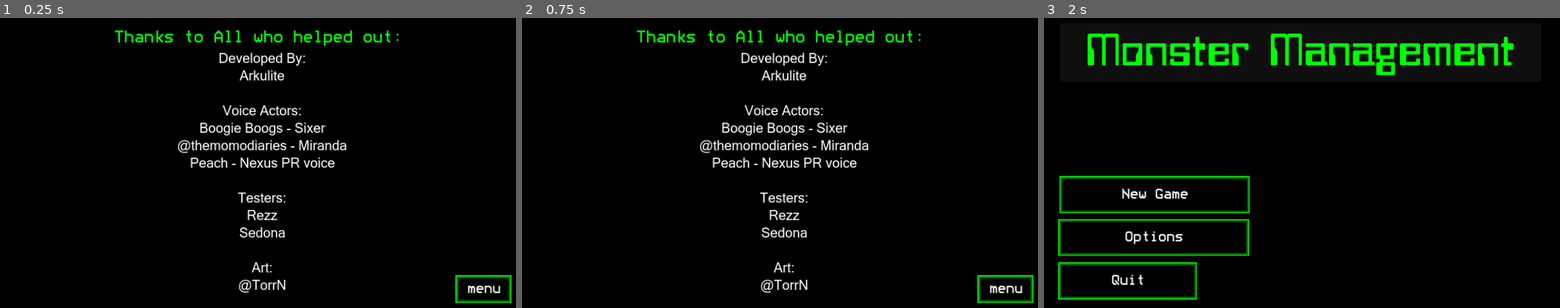
Above: before the commit, frames 1-3 (left to right).
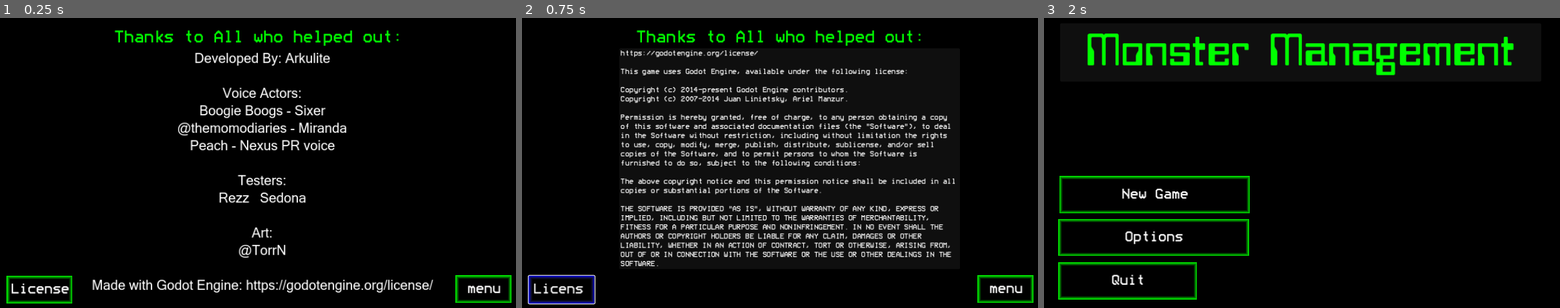
Above: after the commit, the same moments.

Repository: andrewpressman/MonsterManagement
Game: Godot game, scene res://EndScreen/Credits.tscn
The game is run twice, just before and just after one commit, with the same random seed, the same clock (stepped at 60 frames per second) and the same inputs. This scene is started directly instead of the project's main scene.
Inputs (mouse positions are in pixels of both pictures, inside the frame that each line leads up to):
- Up to frame 1 (0.25 s): no input
- Up to frame 2 (0.75 s): click (563, 290) at 0.5 s, where only the run after the commit has a clickable "License"
- Up to frame 3 (2 s): click "menu" at 1.25 s

The runs differ from the first frame. In frame 1, 6.5% of the frame differs, in the area x 1-84%, y 12-99%; in frame 2, 15%, in the area x 1-84%, y 10-99%; in frame 3, nothing differs.

Commit message:
Added license information to credits page

Diff:
--- a/EndScreen/Credits.gd
+++ b/EndScreen/Credits.gd
@@ -8,3 +8,7 @@
 
 func OnMenuButton():
 	get_tree().change_scene_to_file("res://Home Screen/MainMenu.tscn")
+
+func ShowHideLicensePanel():
+	$Info.visible = !$Info.visible
+	$Credits.visible = !$Credits.visible
--- a/EndScreen/Credits.tscn
+++ b/EndScreen/Credits.tscn
@@ -15,15 +15,14 @@
 color = Color(0, 0, 0, 1)
 metadata/_edit_lock_ = true
 
-[node name="Label" type="Label" parent="."]
+[node name="Credits" type="Label" parent="."]
 offset_left = 22.0
 offset_top = 72.0
 offset_right = 1150.0
-offset_bottom = 641.0
+offset_bottom = 645.0
 theme_override_fonts/font = ExtResource("1_b44t5")
 theme_override_font_sizes/font_size = 30
-text = "Developed By:
-Arkulite
+text = "Developed By: Arkulite
 
 Voice Actors:
 Boogie Boogs - Sixer
@@ -31,11 +30,12 @@
 Peach - Nexus PR voice
 
 Testers:
-Rezz
-Sedona
+Rezz   Sedona
 
 Art:
-@TorrN"
+@TorrN
+
+Made with Godot Engine: https://godotengine.org/license/"
 horizontal_alignment = 1
 
 [node name="Button" type="Button" parent="."]
@@ -45,6 +45,52 @@
 offset_bottom = 637.0
 theme = ExtResource("2_k48f6")
 text = "menu"
+
+[node name="Info" type="Panel" parent="."]
+visible = false
+offset_left = 217.0
+offset_top = 68.0
+offset_right = 978.0
+offset_bottom = 561.0
+
+[node name="Label" type="Label" parent="Info"]
+layout_mode = 0
+offset_left = 2.0
+offset_top = 3.0
+offset_right = 751.0
+offset_bottom = 480.0
+text = "https://godotengine.org/license/
+
+This game uses Godot Engine, available under the following license:
+
+Copyright (c) 2014-present Godot Engine contributors.
+Copyright (c) 2007-2014 Juan Linietsky, Ariel Manzur.
+
+Permission is hereby granted, free of charge, to any person obtaining a copy
+of this software and associated documentation files (the \"Software\"), to deal
+in the Software without restriction, including without limitation the rights
+to use, copy, modify, merge, publish, distribute, sublicense, and/or sell
+copies of the Software, and to permit persons to whom the Software is
+furnished to do so, subject to the following conditions:
+
+The above copyright notice and this permission notice shall be included in all
+copies or substantial portions of the Software.
+
+THE SOFTWARE IS PROVIDED \"AS IS\", WITHOUT WARRANTY OF ANY KIND, EXPRESS OR
+IMPLIED, INCLUDING BUT NOT LIMITED TO THE WARRANTIES OF MERCHANTABILITY,
+FITNESS FOR A PARTICULAR PURPOSE AND NONINFRINGEMENT. IN NO EVENT SHALL THE
+AUTHORS OR COPYRIGHT HOLDERS BE LIABLE FOR ANY CLAIM, DAMAGES OR OTHER
+LIABILITY, WHETHER IN AN ACTION OF CONTRACT, TORT OR OTHERWISE, ARISING FROM,
+OUT OF OR IN CONNECTION WITH THE SOFTWARE OR THE USE OR OTHER DEALINGS IN THE
+SOFTWARE."
+
+[node name="License" type="Button" parent="."]
+offset_left = 15.0
+offset_top = 576.0
+offset_right = 161.0
+offset_bottom = 638.0
+theme = ExtResource("2_k48f6")
+text = "License"
 
 [node name="Label2" type="Label" parent="."]
 offset_left = 1.0
@@ -57,3 +103,4 @@
 horizontal_alignment = 1
 
 [connection signal="pressed" from="Button" to="." method="OnMenuButton"]
+[connection signal="pressed" from="License" to="." method="ShowHideLicensePanel"]
Not shown: 2 places in Level Select/Level Select Screen.tscn that only renumber resources
